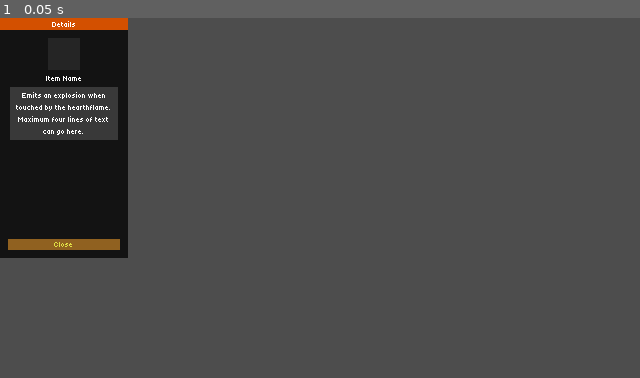
Above: before the commit, frame 1.
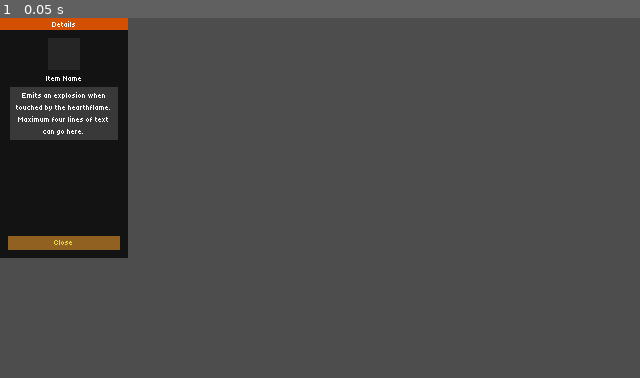
Above: after the commit, the same moment.

Repository: Arcane-Laboratory/Furnace
Game: Godot game, scene res://scenes/ui/details_submenu.tscn
Same seed, same stepped clock (60 frames per second), same inputs: the game is played once before the commit and once after it. This scene is started directly instead of the project's main scene.
Inputs:
- Up to frame 1 (0.05 s): no input

The runs differ from the first frame. In frame 1, 0.2% of the frame differs, in the area x 1-19%, y 60-64%.

Commit message:
Button Consistency

Diff:
--- a/godot/scenes/ui/build_menu_item.tscn
+++ b/godot/scenes/ui/build_menu_item.tscn
@@ -2,10 +2,9 @@
 
 [ext_resource type="PackedScene" uid="uid://dequ5qkc8ctjx" path="res://scenes/entities/runes/menu_rune.tscn" id="1_fu0ic"]
 [ext_resource type="Theme" uid="uid://brmsm8x6ntpna" path="res://theme/furnace_theme.tres" id="2_2dq7i"]
-[ext_resource type="Script" path="res://scripts/ui/build_menu_item.gd" id="3_item"]
+[ext_resource type="Script" uid="uid://cq7kejk1pnp7j" path="res://scripts/ui/build_menu_item.gd" id="3_item"]
 
 [node name="BuildMenuItem" type="Control"]
-script = ExtResource("3_item")
 custom_minimum_size = Vector2(48, 60)
 layout_mode = 3
 anchors_preset = 5
@@ -15,6 +14,7 @@
 offset_right = 20.0
 offset_bottom = 60.0
 grow_horizontal = 2
+script = ExtResource("3_item")
 
 [node name="VBoxContainer" type="VBoxContainer" parent="."]
 layout_mode = 1
--- a/godot/scenes/ui/details_submenu.tscn
+++ b/godot/scenes/ui/details_submenu.tscn
@@ -57,7 +57,7 @@
 anchor_right = 0.5
 anchor_bottom = 1.0
 offset_left = -64.0
-offset_top = -27.0
+offset_top = -30.0
 offset_right = 64.0
 grow_horizontal = 2
 grow_vertical = 0
